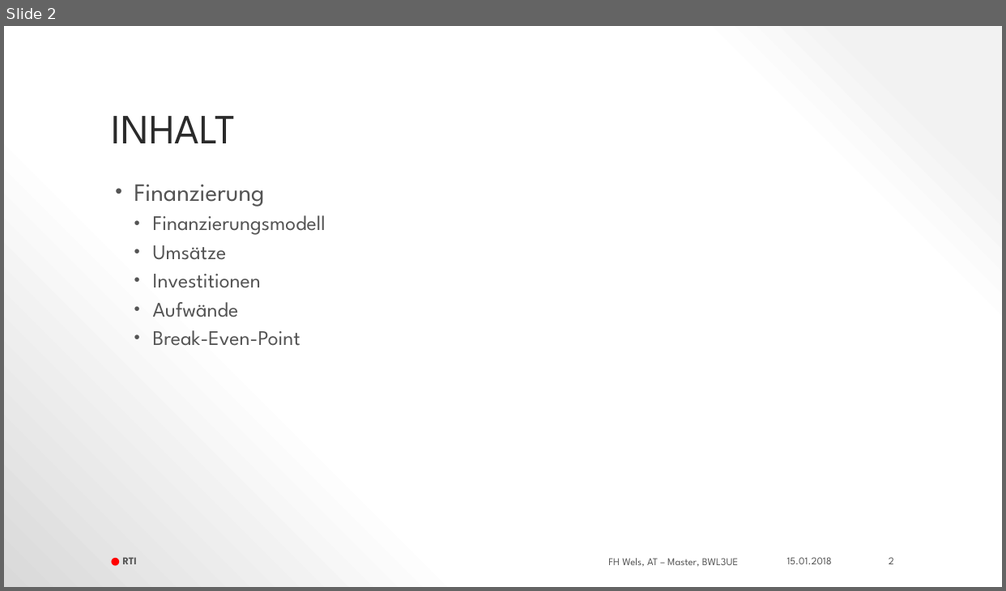
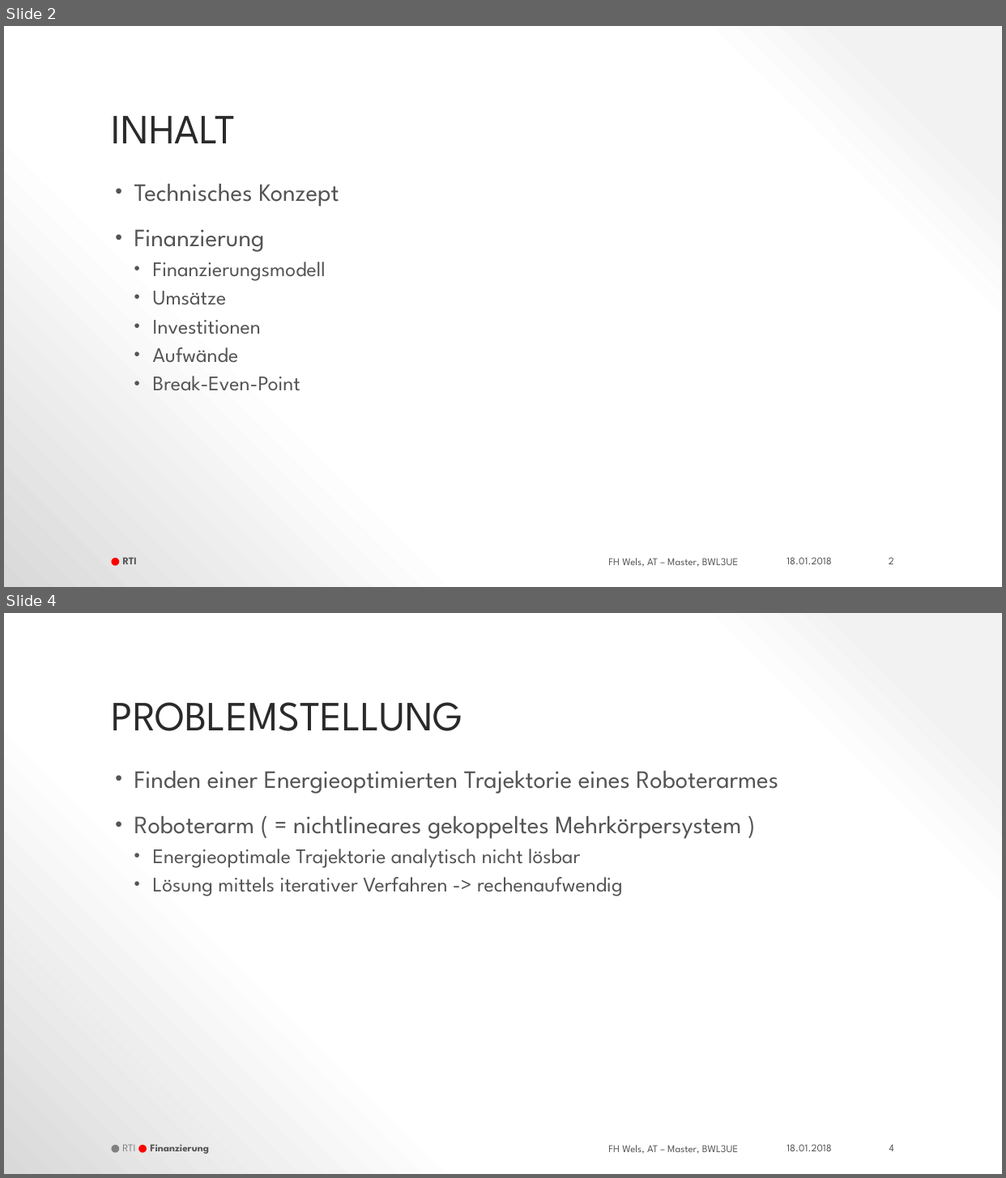
Before and after one commit to thunderbug1/BWL, a slide deck: Präsentation/RTI_Businessplan.pptx. Shown one above the other, each under a label of ours: slide 2 before the commit, slides 2 and 4 after it; the slides between them are not shown. The pictures are 1006x591 and 1006x1178 pixels, drawn with LibreOffice and Linux fonts; fonts in the diff are those of the drawing. Boxes give left, top, right and bottom in pixels: in the first picture for what was removed or moved away, otherwise in the second. Text is boxed around its words. In the diff, an @@ line names an element or a change of style, - is before the commit and + after.

```diff
--- a/Präsentation/RTI_Businessplan.pptx
+++ b/Präsentation/RTI_Businessplan.pptx
@@ slide 4 added at <box>4,613,1002,1174</box>, background gradient #F2F2F2 to #FFFFFF to #D9D9D9; not listed: 1 template element that a slide beside it also shows @@
@@ title added at <box>112,702,463,731</box>, 37.8 pt, text #2A2A2A @@
+PROBLEMSTELLUNG
@@ text added at <box>134,771,778,897</box>, 22.7 pt, text #545454 @@
+• Finden einer Energieoptimierten Trajektorie eines Roboterarmes
+• Roboterarm ( = nichtlineares gekoppeltes Mehrkörpersystem )
+  • Energieoptimale Trajektorie analytisch nicht lösbar
+  • Lösung mittels iterativer Verfahren -> rechenaufwendig
@@ text added at <box>122,1144,209,1154</box>, 9.4 pt, text #545454, bold @@
+● RTI ● Finanzierung
@@ text added at <box>786,1144,832,1152</box>, 9.4 pt, text #545454 @@
+18.01.2018
@@ page number added at <box>889,1144,894,1152</box>, 9.4 pt, text #545454 @@
+4
@@ slide 2 changed as well @@
@@ text at <box>134,184,339,207</box>: paragraph added @@
+• Technisches Konzept
@@ text at <box>786,557,832,565</box>: text changed @@
-15.01.2018
+18.01.2018
```
Also in this commit, not shown: 10 other slides changed, 4 other slides added, 2 other files.
